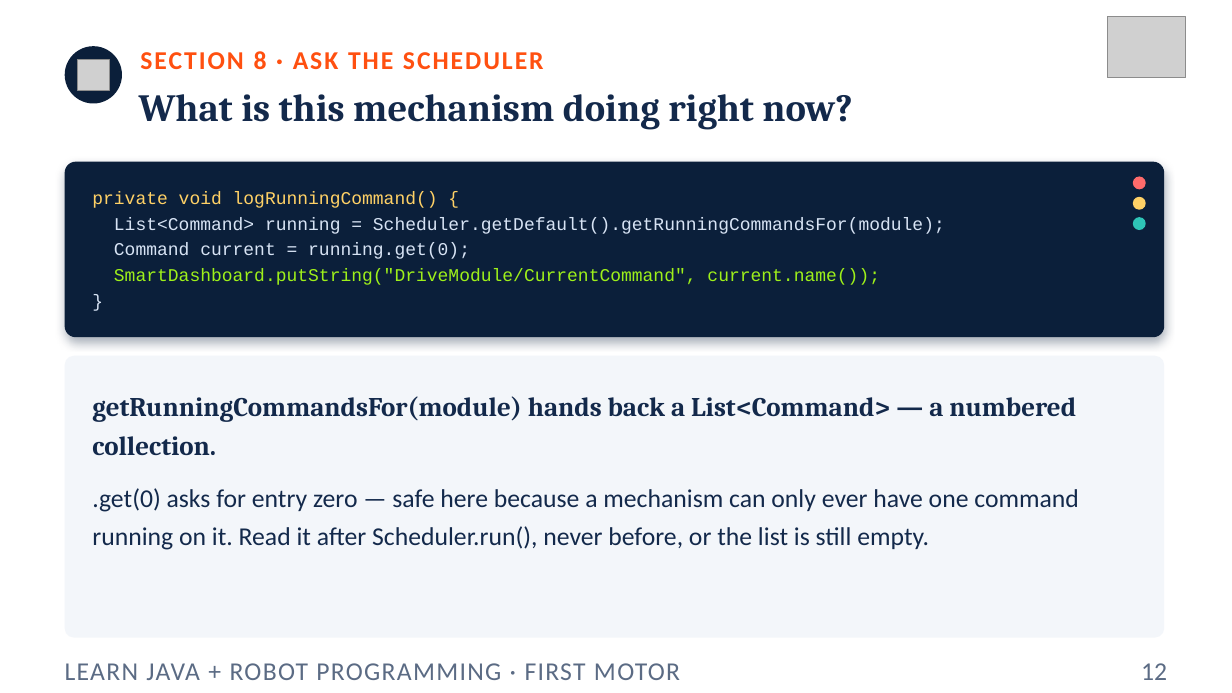
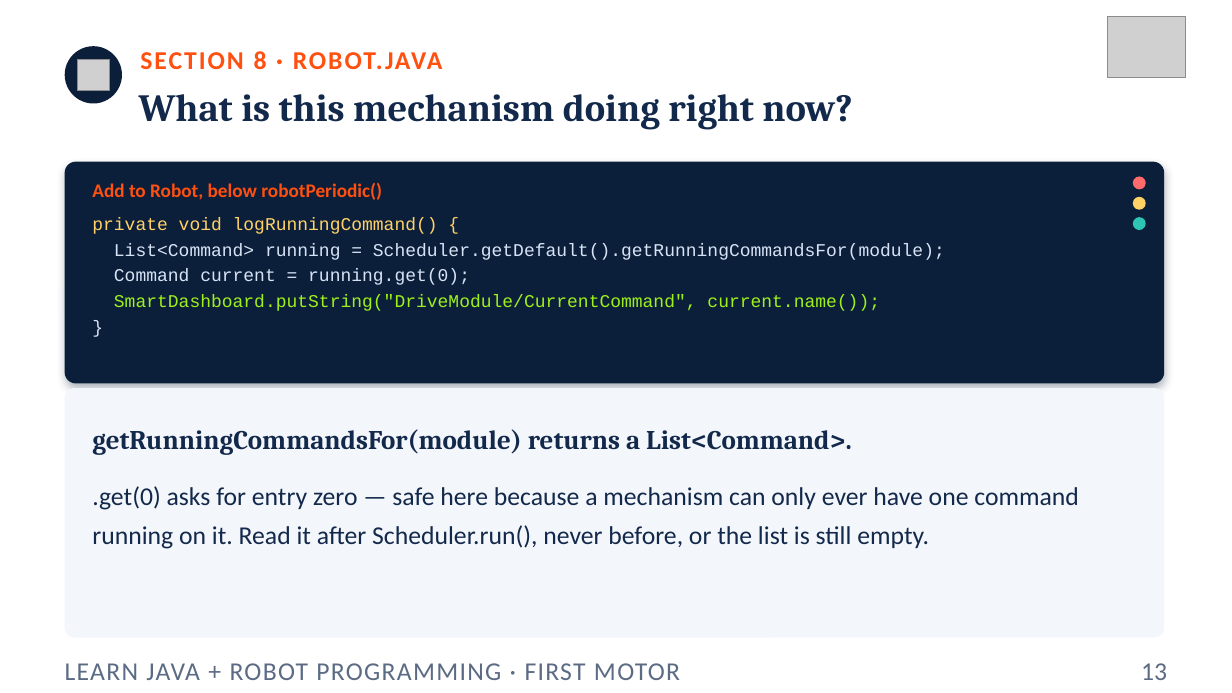
Before and after one commit to FRC5010/BasicRobotLessons, a slide deck: slide 13 of docs/presentations/v3/01-first-motor.pptx (slide 12 before the commit). Drawn at 1232x693 pixels with LibreOffice and Linux fonts; fonts in the diff are those of the drawing; grey boxes stand for pictures. Boxes give left, top, right and bottom in pixels: in the first picture for what was removed or moved away, otherwise in the second. Text is boxed around its words. In the diff, an @@ line names an element or a change of style, - is before the commit and + after.

```diff
--- a/docs/presentations/v3/01-first-motor.pptx
+++ b/docs/presentations/v3/01-first-motor.pptx
@@ text at <box>140,51,443,69</box>: text changed @@
-SECTION 8 · ASK THE SCHEDULER
+SECTION 8 · ROBOT.JAVA
@@ rounded rectangle: place and size @@
-rounded rectangle at <box>65,162,1165,337</box>
+rounded rectangle at <box>65,162,1165,384</box>
@@ rounded rectangle at <box>65,162,1165,384</box>: proportions changed @@
@@ text "private void logRunningCommand() {": place and size @@
-text "private void logRunningCommand() {" at <box>92,191,945,285</box>
+text "private void logRunningCommand() {" at <box>92,217,945,311</box>
@@ text added at <box>92,183,382,200</box>, 15 pt, text #FF5010, bold @@
+Add to Robot, below robotPeriodic()
@@ rounded rectangle at <box>65,388,1165,638</box>: proportions changed @@
@@ rounded rectangle: place and size @@
-rounded rectangle at <box>65,356,1165,638</box>
+rounded rectangle at <box>65,388,1165,638</box>
@@ text at <box>92,429,852,455</box>: text changed @@
-getRunningCommandsFor(module) hands back a List<Command> — a numbered collection.
+getRunningCommandsFor(module) returns a List<Command>.
@@ text at <box>1141,663,1167,680</box>: text changed @@
-12
+13
```
Also in this commit, not shown: 10 other slides changed, 1 slide added, 17 other files.
